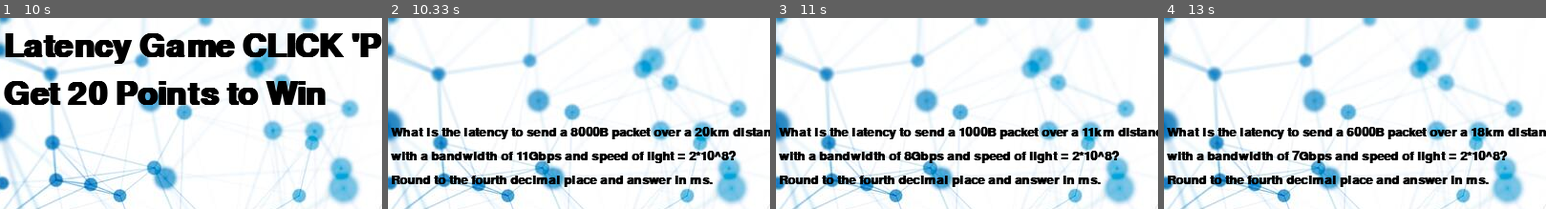
Above: before the commit, frames 1-4 (left to right).
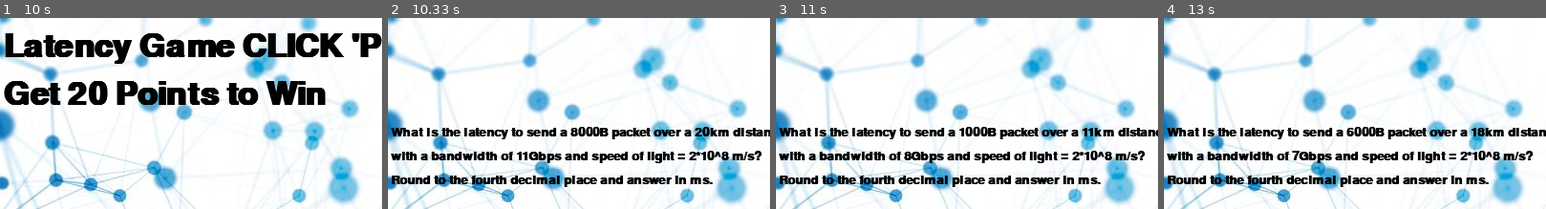
Above: after the commit, the same moments.

Repository: ekwok2021/cosc-465-capstone
Game: pygame game, started from latency/latencygame.py
Same seed, same stepped clock (60 frames per second), same inputs: the game is played once before the commit and once after it.
Inputs (mouse positions are % of the whole screen's width and height, from its top left):
- Up to frame 1 (10 s): tap Enter at 0.33, 1 s; type "ann" at 0.67 s; click (38, 43) at 1.85 s; click (65, 16) at 3.32 s; click (57, 48) at 3.65 s; click (67, 86) at 3.98 s; click (29, 52) at 9.42 s; click (34, 78) at 9.75 s
- Up to frame 2 (10.33 s): click (51, 65) at 10.08 s
- Up to frame 3 (11 s): tap Enter at 10.37 s; click (45, 86) at 10.75 s
- Up to frame 4 (13 s): click (70, 44) at 11.08 s; click (50, 66) at 11.42 s; click (81, 72) at 11.75 s; tap Enter at 12.6 s; click (31, 43) at 12.98 s
The pictures show only the part of the screen within x 6-56%, y 9-59%; the shares and areas given below are measured in that part.

Frame 1 is identical in both runs. In frame 2, 0.3% of the frame differs, in the area x 89-98%, y 69-75%; in frame 3, 0.3%; in frame 4, 0.3%.

Commit message:
Update latencygame.py

Diff:
--- a/latency/latencygame.py
+++ b/latency/latencygame.py
@@ -44,7 +44,7 @@
     tip_font = pygame.font.SysFont("Ariel", 18, False)
     # update question
     q_text = "What is the latency to send a " + str(B) + "B packet over a " + str(distance) + "km distance"
-    q_text2 = "with a bandwidth of " + str(bandwidth) + "Gbps and speed of light = 2*10^8?"
+    q_text2 = "with a bandwidth of " + str(bandwidth) + "Gbps and speed of light = 2*10^8 m/s?"
     q_text3 = "Round to the fourth decimal place and answer in ms."
     question = font.render(q_text, 1 ,(0,0,0))
     question2 = font.render(q_text2, 1 ,(0,0,0))
